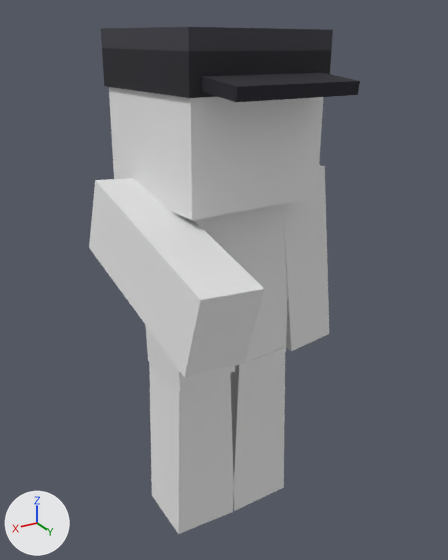
A saved change to the glTF model models/rocket_grunt_m_hm5_npc.glb.
One viewpoint serves both versions: a 50 mm lens placed at (1.19, 2.03, 2.11), pointed at (0.04, 0.13, 1.15). The axes (+X, +Y, +Z) are drawn at lower left. The lights are the same throughout. The older version comes first. Both versions are drawn at frame 4 of the action 'wave'; the numbers are the values there.

The older version as bpy lines, for what is in view:
```python
me_mesh_13 = bpy.data.meshes.new('Mesh_13')
me_mesh_13.from_pydata(...)  # a box spanning x -0.259..0.022, y -0.141..0.141, z -0.016..0.766
me_mesh_13.materials.append(mat_material_0)  # its picture is missing
me_mesh_7 = bpy.data.meshes.new('Mesh_7')
me_mesh_7.from_pydata(...)  # a box spanning x 0.234..0.453, y -0.141..0.141, z 0.734..1.516
me_mesh_7.materials.append(mat_material_0)  # its picture is missing
ob_left_leg_layer = bpy.data.objects.new('left_leg_layer', me_mesh_13)
ob_left_leg_layer.parent = ob_left_leg
ob_left_leg_layer.location = (0.119, 0.0, -0.75)
ob_right_arm = bpy.data.objects.new('right_arm', None)
ob_right_arm.parent = ob_body
ob_right_arm.location = (0.25, 0.0, 0.625)
ob_right_arm.rotation_euler = (1.347, -0.107, -0.00511)  # degrees (77, -6.1, -0.3)
ob_right_arm_layer = bpy.data.objects.new('right_arm_layer', me_mesh_7)
ob_right_arm_layer.parent = ob_right_arm
ob_right_arm_layer.location = (-0.25, 0.0, -1.375)
# also in view: 'body_layer' at (0.01, 0.0, 1.12); 'right_leg_layer' at (0.13, 0.0, 0.38); 'left_arm_layer' at (-0.36, -0.01, 1.14); 'cap_brim' at (-0.03, 0.37, 1.9); 'cap' at (0.0, -0.01, 1.96)
```
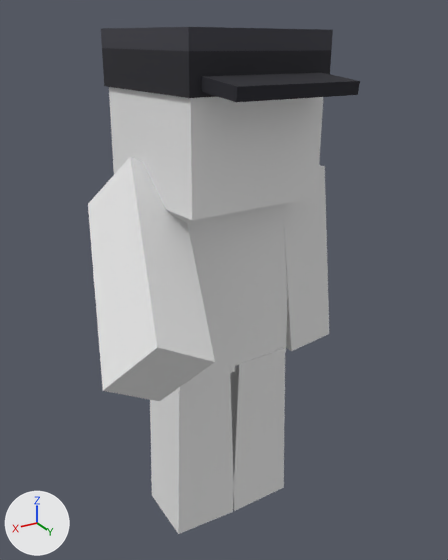
ob_right_arm is not drawn itself; it is the parent of ob_right_arm_001, ob_right_arm_layer.

The change, as a list of edits to the scene's bpy script:
```text
Change ob_right_arm:
    ob_right_arm.rotation_euler: (1.347, -0.107, -0.00511) -> (0.937, -0.539, -0.0118)  # degrees (77, -6.1, -0.3) -> degrees (54, -31, -0.7)
```

What differs and where, as boxes (x1, y1, x2, y2) in the pictures (448 x 560 px):
'right_arm_layer', turned: before (89, 178, 264, 378); after (88, 157, 215, 401)
